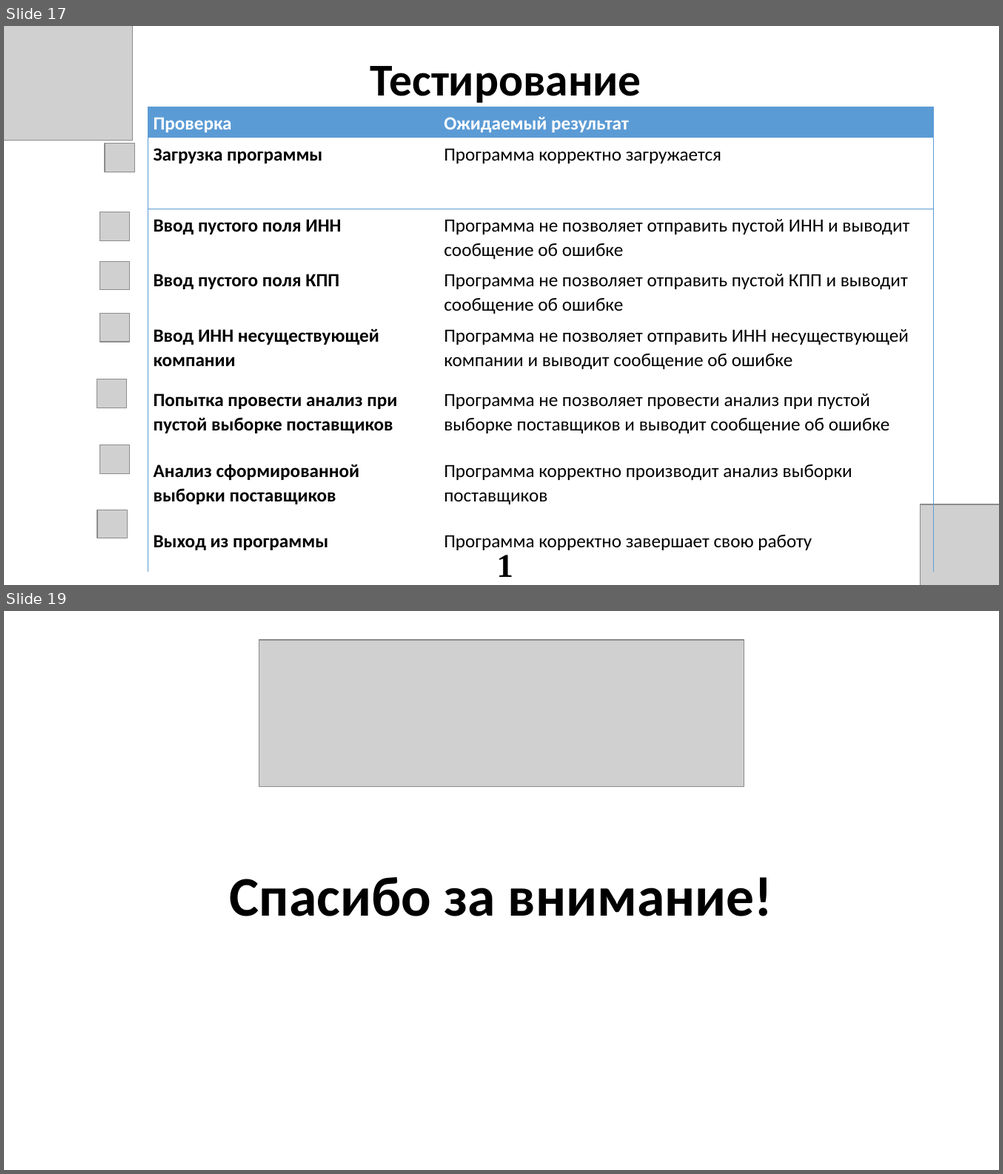
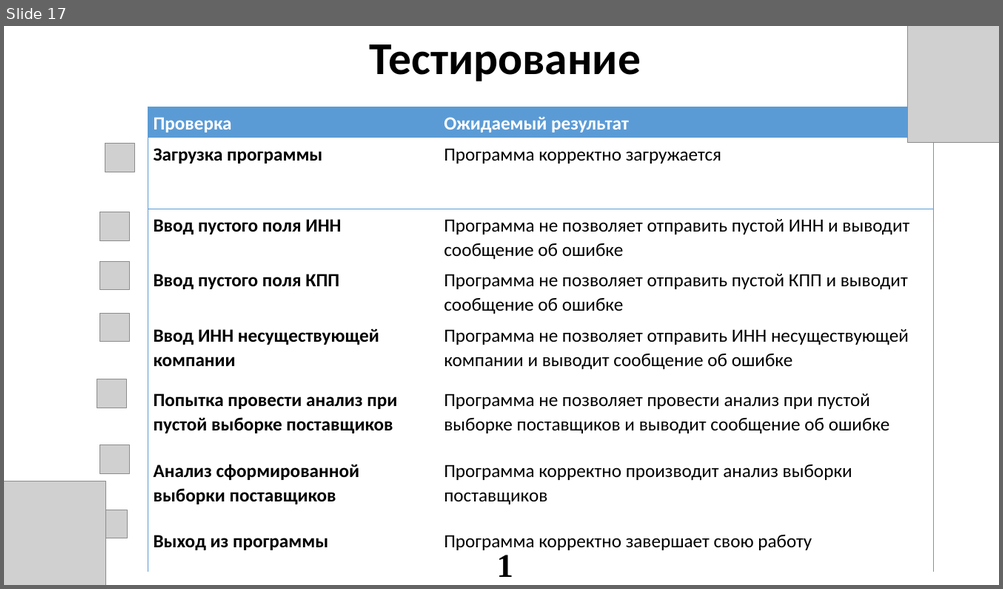
Before and after one commit to lilvolcanointhenighttime/diplom, a slide deck: Презентацияя.pptx. Shown one above the other, each under a label of ours: slides 17 and 19 before the commit, slide 17 after it; the slides between them are not shown. The pictures are 1003x1174 and 1003x589 pixels, drawn with LibreOffice and Linux fonts; fonts in the diff are those of the drawing; grey boxes stand for pictures. Boxes give left, top, right and bottom in pixels: in the first picture for what was removed or moved away, otherwise in the second. Text is boxed around its words. In the diff, an @@ line names an element or a change of style, - is before the commit and + after.

```diff
--- a/Презентацияя.pptx
+++ b/Презентацияя.pptx
@@ slide 19 removed at box(4, 611, 999, 1170), background #FFFFFF @@
@@ picture removed at box(259, 640, 744, 786) @@
@@ title removed at box(230, 877, 773, 917) @@
-Спасибо за внимание!
@@ slide 17 changed as well @@
@@ title "Тестирование": place and size @@
-title "Тестирование" at box(370, 66, 641, 103)
+title "Тестирование" at box(370, 44, 640, 82)
@@ picture: place and size @@
-picture at box(920, 505, 999, 585)
+picture at box(908, 26, 999, 142)
@@ picture: place and size @@
-picture at box(4, 26, 132, 140)
+picture at box(4, 482, 105, 585)
```
Also in this commit, not shown: 15 other slides changed, 2 slides added, 1 other slide removed, 1 other file.
